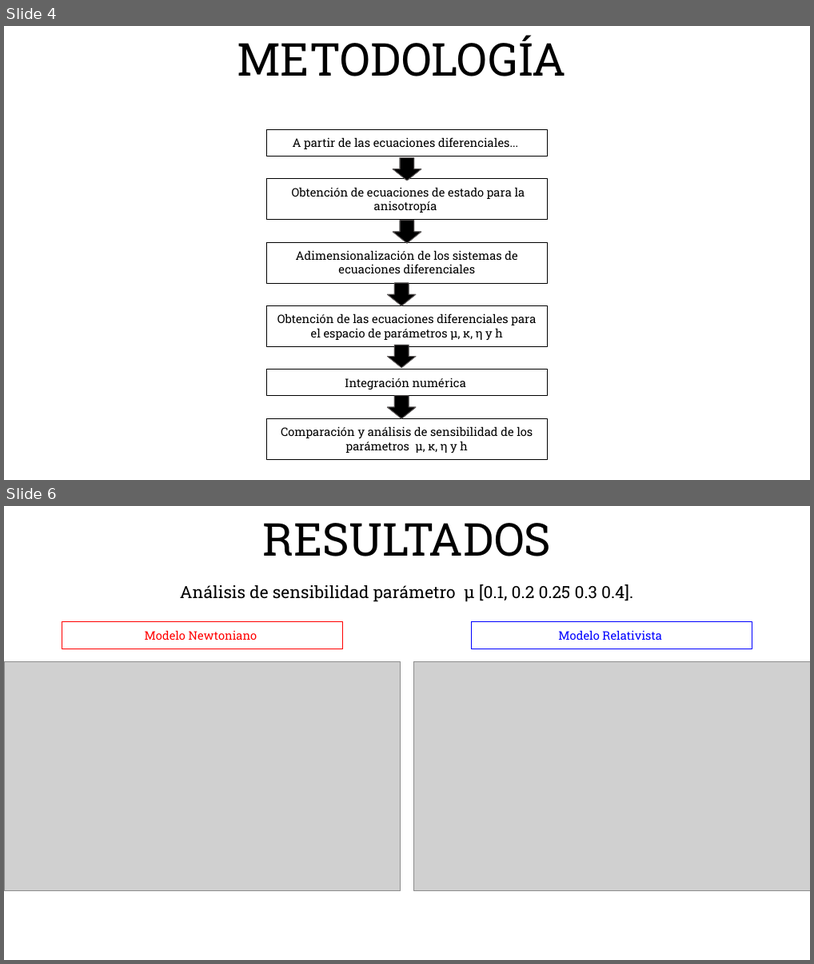
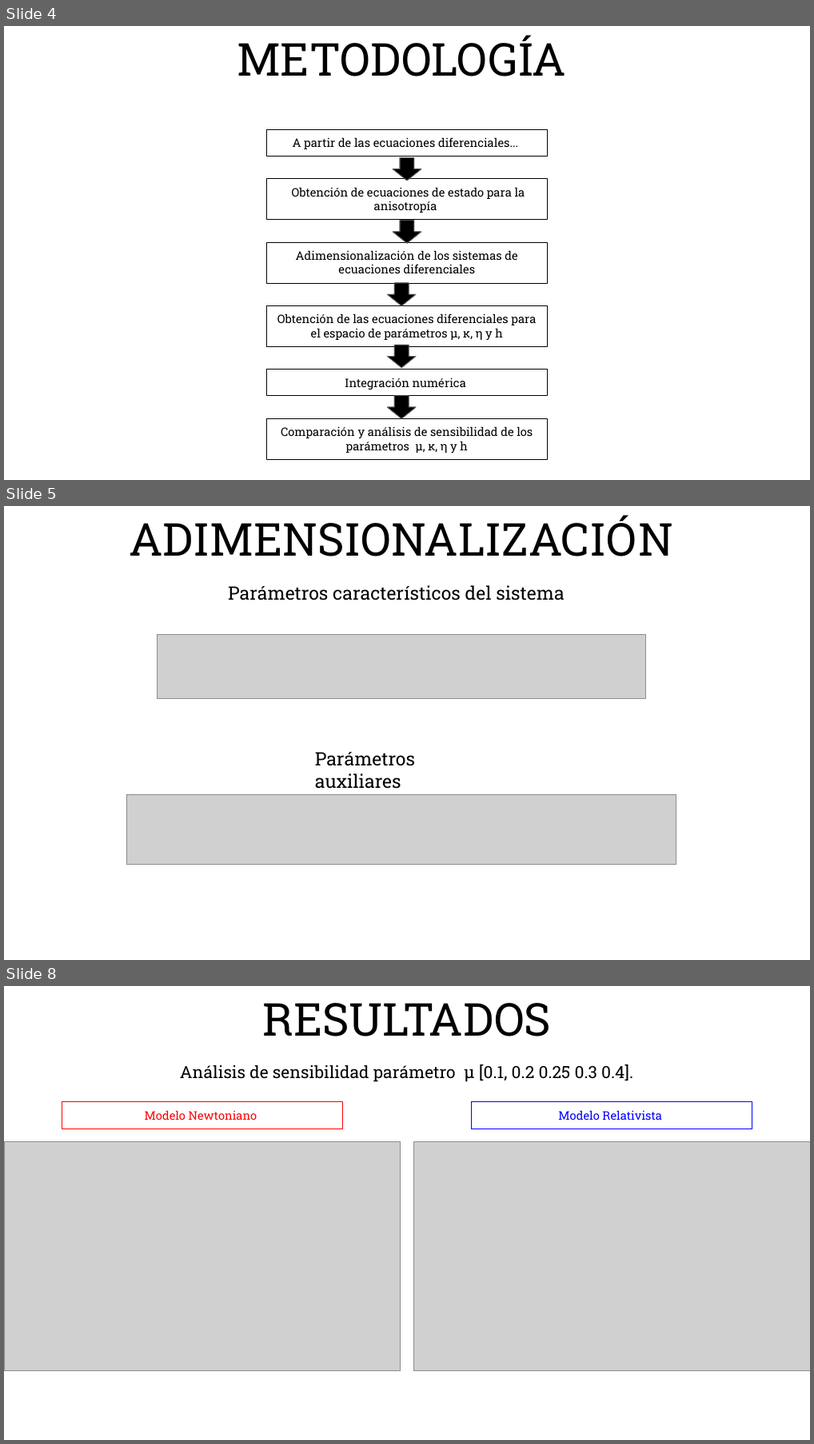
Before and after one commit to AndreSVargaS19/Mat.Avanzadas_2218420-2218426-2047095, a slide deck: Presentación_A4.pptx. Shown one above the other, each under a label of ours: slides 4 and 6 before the commit, slides 4, 5 and 8 after it; the slides between them are not shown. The pictures are 814x964 and 814x1444 pixels, drawn with LibreOffice and Linux fonts; fonts in the diff are those of the drawing; grey boxes stand for pictures; background and template pictures are left out. Boxes give left, top, right and bottom in pixels: in the first picture for what was removed or moved away, otherwise in the second. Text is boxed around its words. In the diff, an @@ line names an element or a change of style, - is before the commit and + after.

```diff
--- a/Presentación_A4.pptx
+++ b/Presentación_A4.pptx
@@ slide 5 added at (4,506,810,960), background #FFFFFF; not listed: 1 template element that a slide beside it also shows @@
@@ title added at (129,515,674,556), 54 pt, text #000000 @@
+ADIMENSIONALIZACIÓN
@@ text added at (228,585,565,600), 22 pt, text #000000 @@
+Parámetros característicos del sistema
@@ picture added at (158,635,646,698) @@
@@ text added at (315,752,415,788), 22 pt, text #000000 @@
+Parámetros auxiliares
@@ picture added at (127,794,677,864) @@
@@ what was slide 6 is now slide 8 @@
```
Also in this commit, not shown: 3 slides changed, 1 other slide added.
